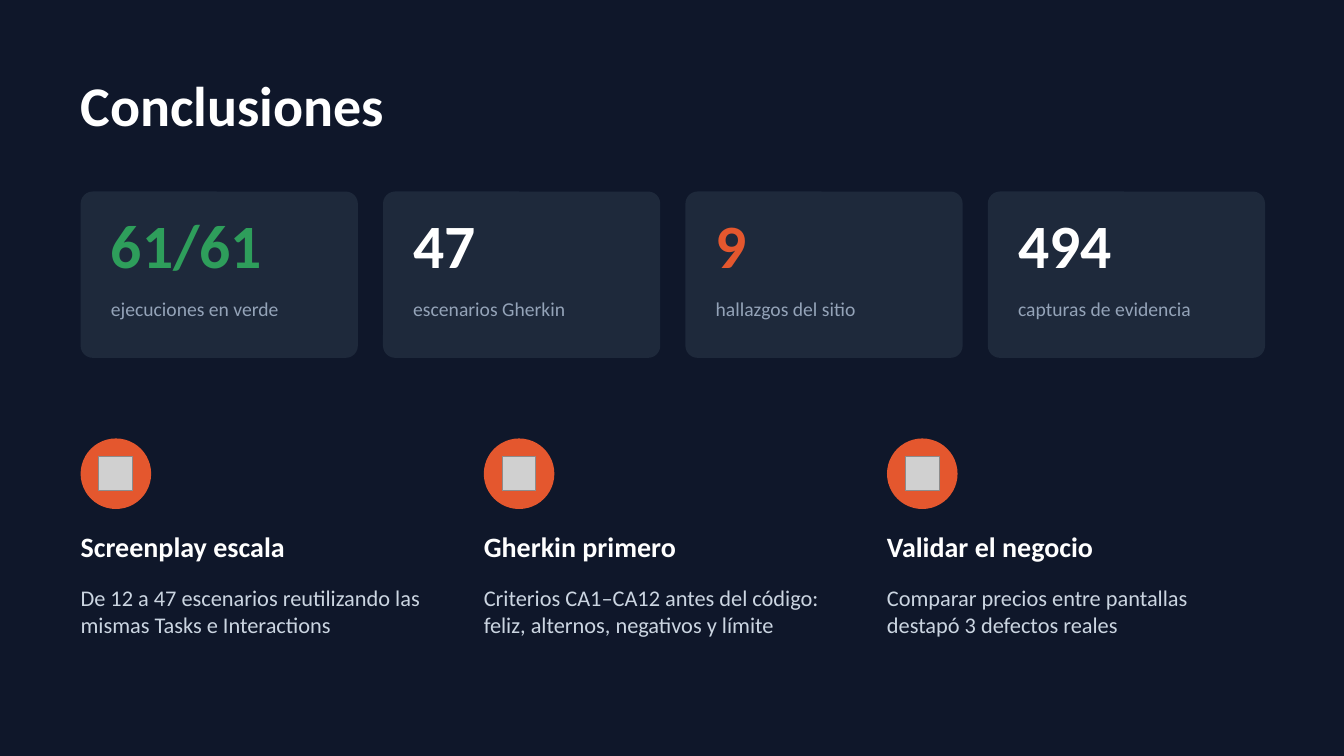
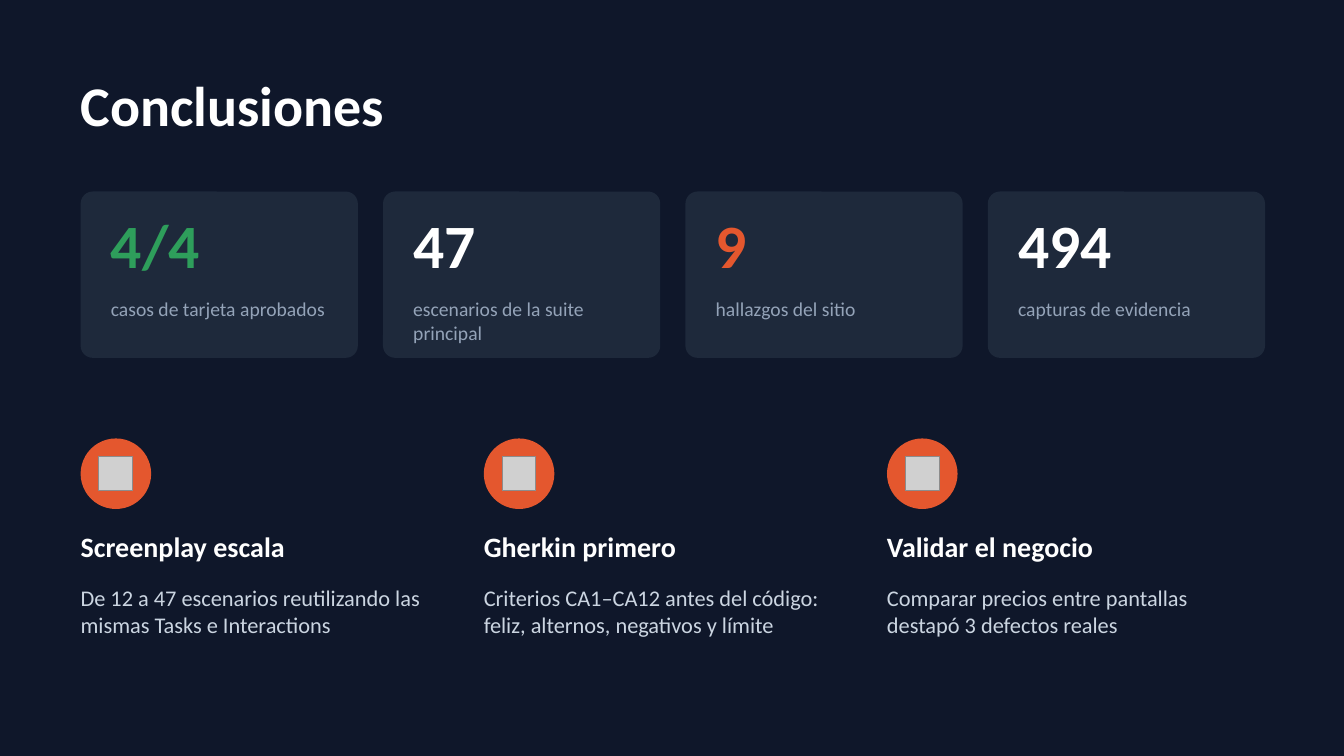
Before and after one commit to Santiagodutr/blazedemo-screenplay-serenity, a slide deck: slide 25 of presentacion/BlazeDemo_Screenplay_Sustentacion.pptx. Drawn at 1344x756 pixels with LibreOffice and Linux fonts; fonts in the diff are those of the drawing; grey boxes stand for pictures. Boxes give left, top, right and bottom in pixels: in the first picture for what was removed or moved away, otherwise in the second. Text is boxed around its words. In the diff, an @@ line names an element or a change of style, - is before the commit and + after.

Commit message:
Actualiza Gherkin, pruebas de tarjetas y evidencias de Serenity

```diff
--- a/presentacion/BlazeDemo_Screenplay_Sustentacion.pptx
+++ b/presentacion/BlazeDemo_Screenplay_Sustentacion.pptx
@@ text at [111,225,200,271]: text changed @@
-61/61
+4/4
@@ text at [111,302,325,319]: text changed @@
-ejecuciones en verde
+casos de tarjeta aprobados
@@ text at [413,302,584,343]: text changed @@
-escenarios Gherkin
+escenarios de la suite principal
```
Also in this commit, not shown: 7 other slides changed, 9 other files.
